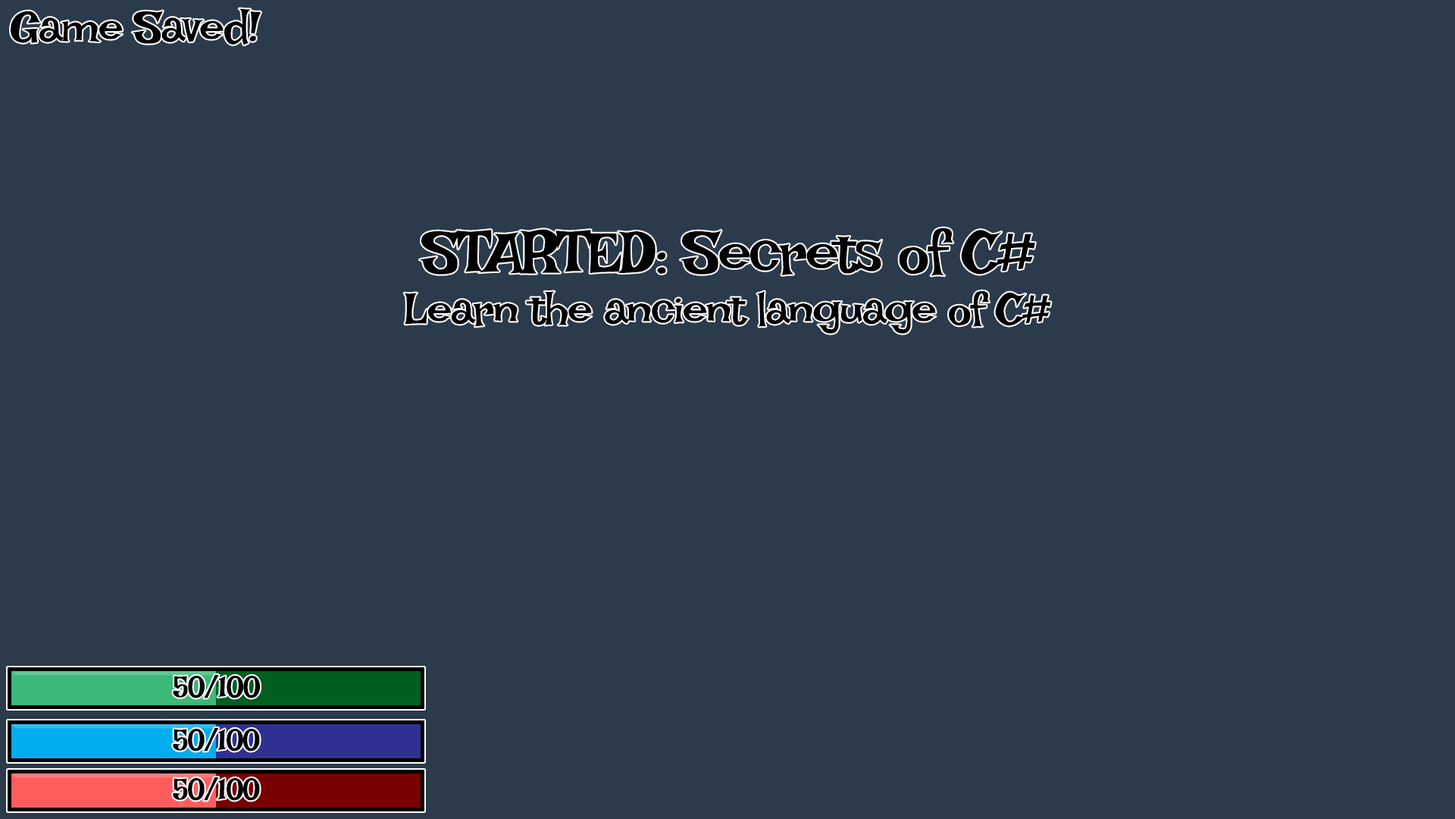
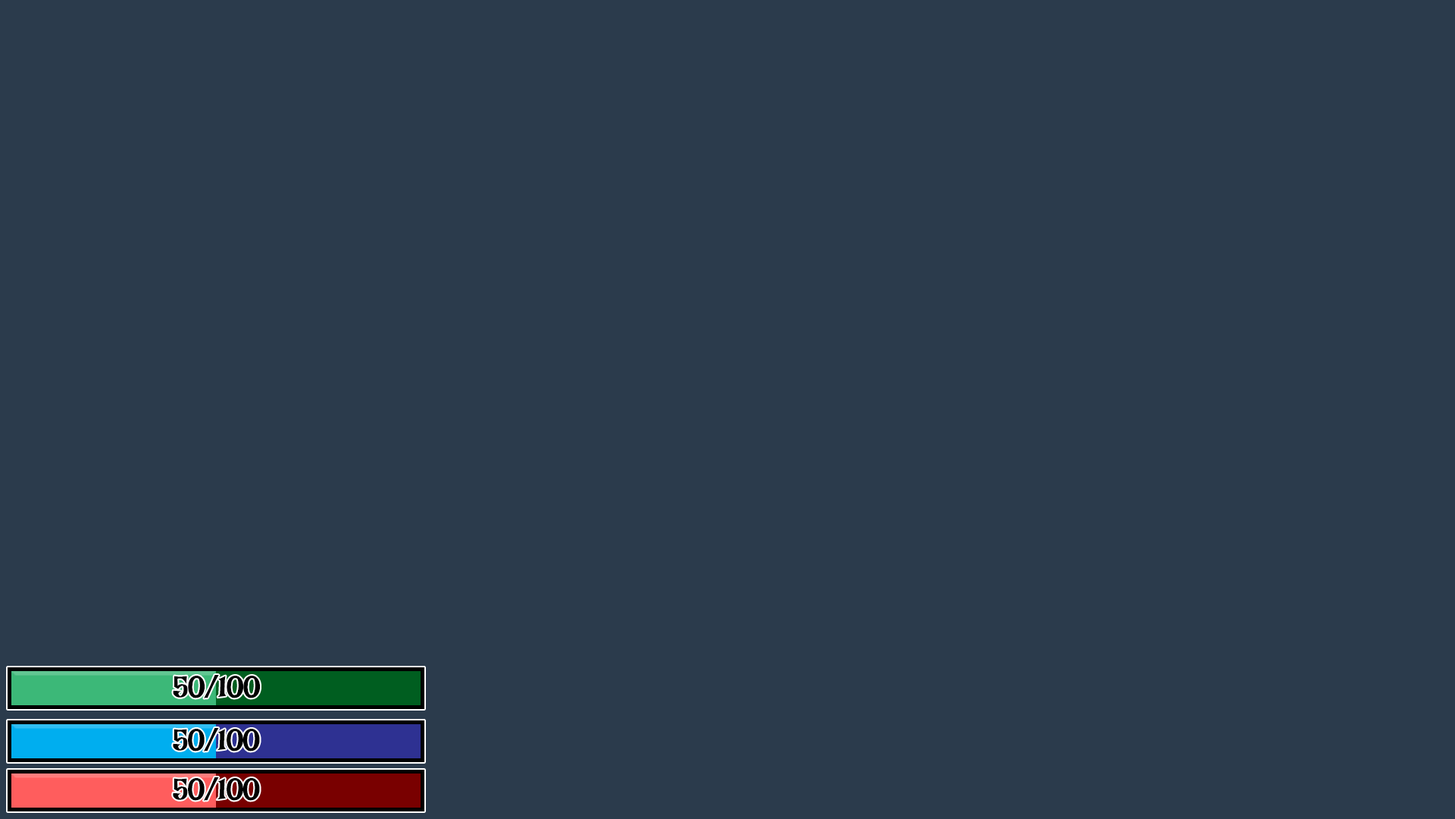
Before/after of a 1455x819 layered artwork. What changed in the layer stack:
hid group "Notification" (1 layers) over 10, 8, 261, 46
hid group "Quest Started" (2 layers) over 404, 227, 1052, 334
